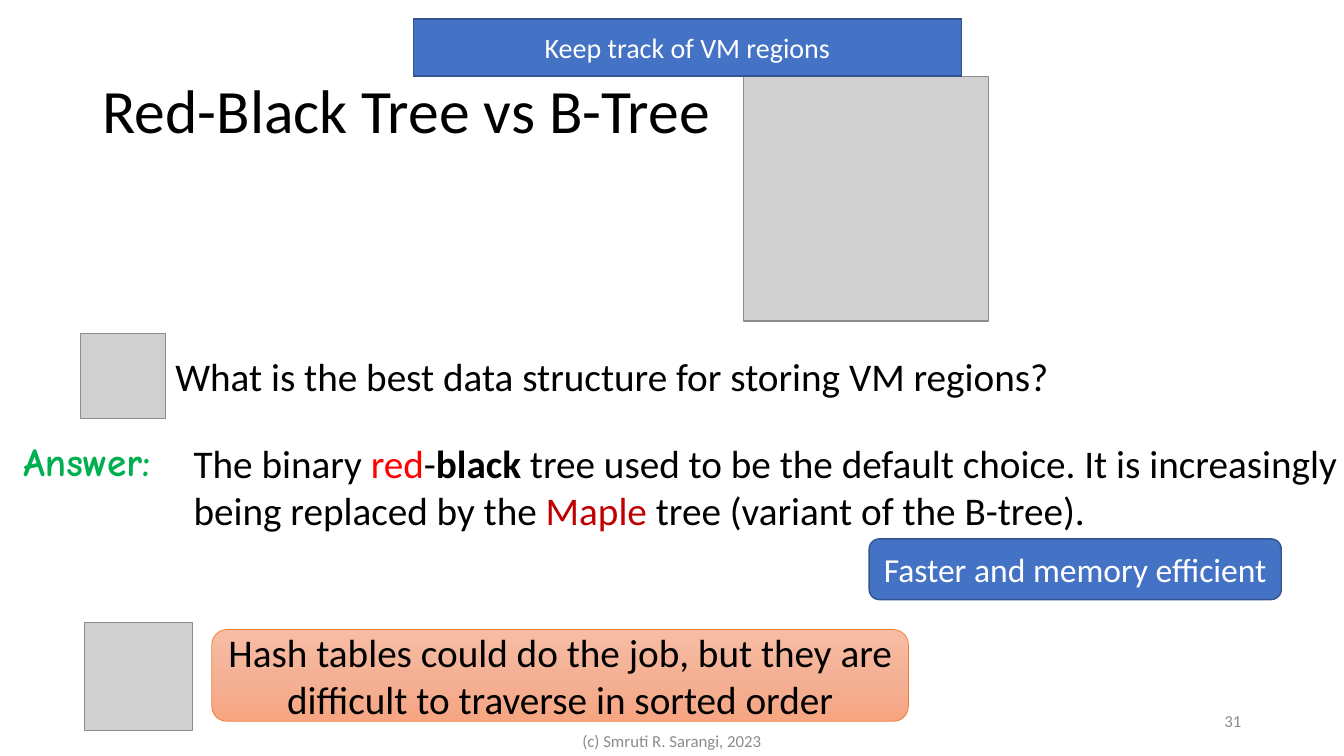
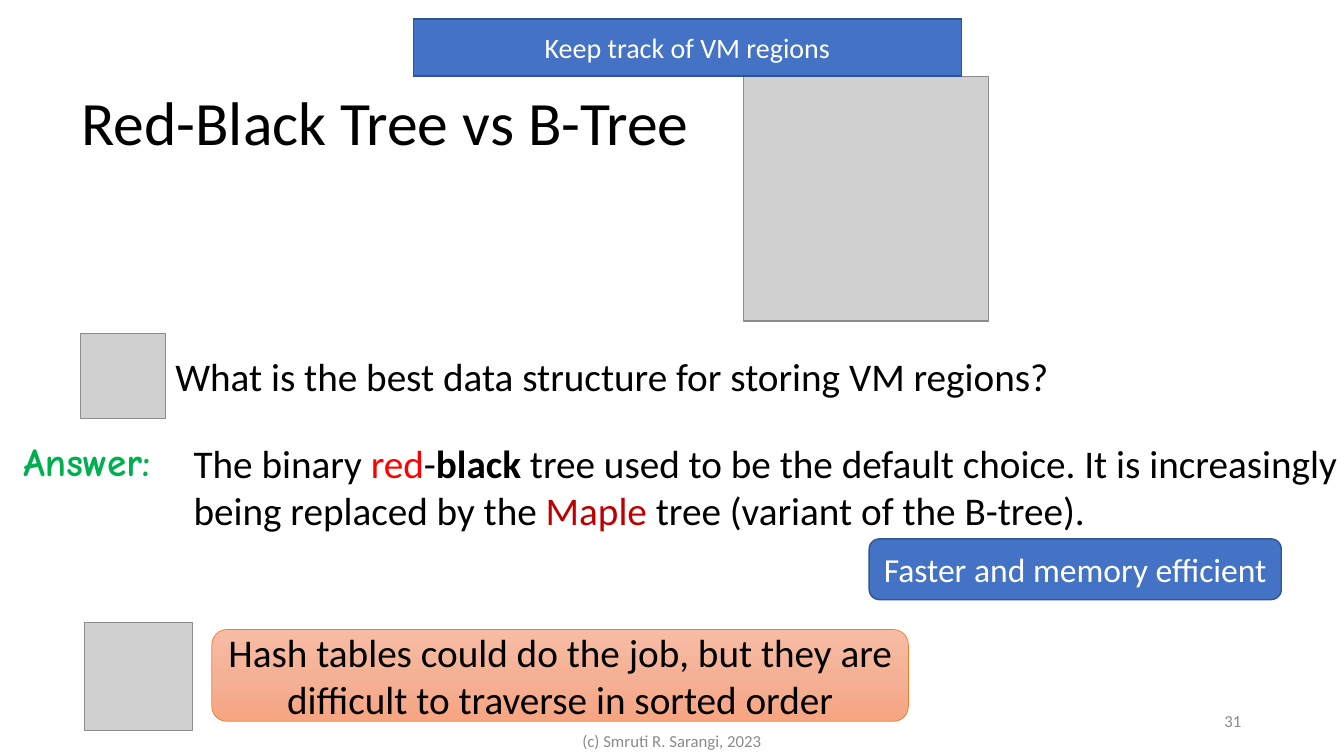
Before and after one commit to srsarangi/srsarangi.github.io, a slide deck: slide 31 of osbook/slides/3.processes.pptx. Drawn at 1344x756 pixels with LibreOffice and Linux fonts; fonts in the diff are those of the drawing; grey boxes stand for pictures. Boxes give left, top, right and bottom in pixels: in the first picture for what was removed or moved away, otherwise in the second. Text is boxed around its words. In the diff, an @@ line names an element or a change of style, - is before the commit and + after.

```diff
--- a/osbook/slides/3.processes.pptx
+++ b/osbook/slides/3.processes.pptx
@@ title "Red-Black Tree vs B-Tree": place and size @@
-title "Red-Black Tree vs B-Tree" at (102, 90, 709, 134)
+title "Red-Black Tree vs B-Tree" at (81, 102, 688, 146)
```
Also in this commit, not shown: 7 other slides changed, 5 other files.
